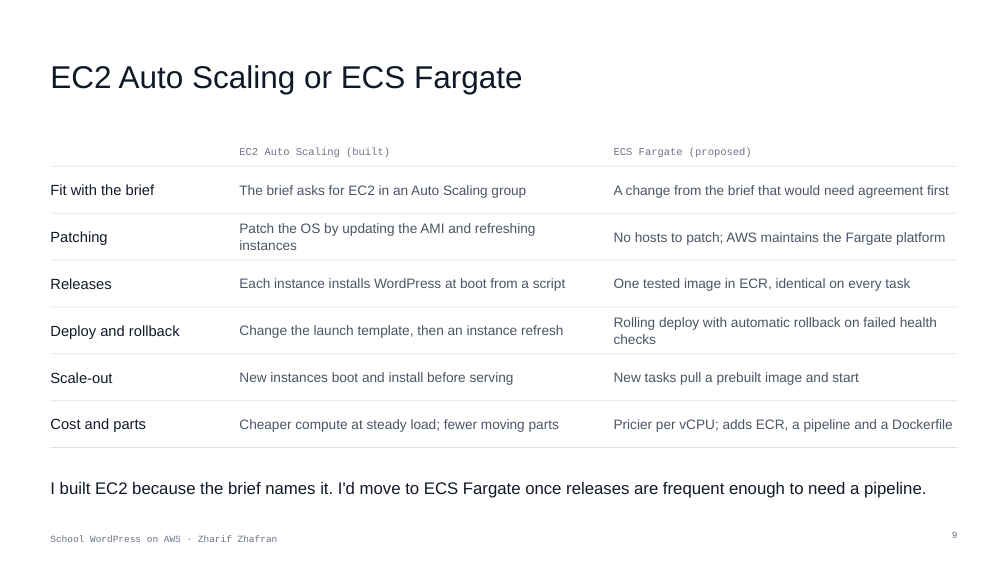
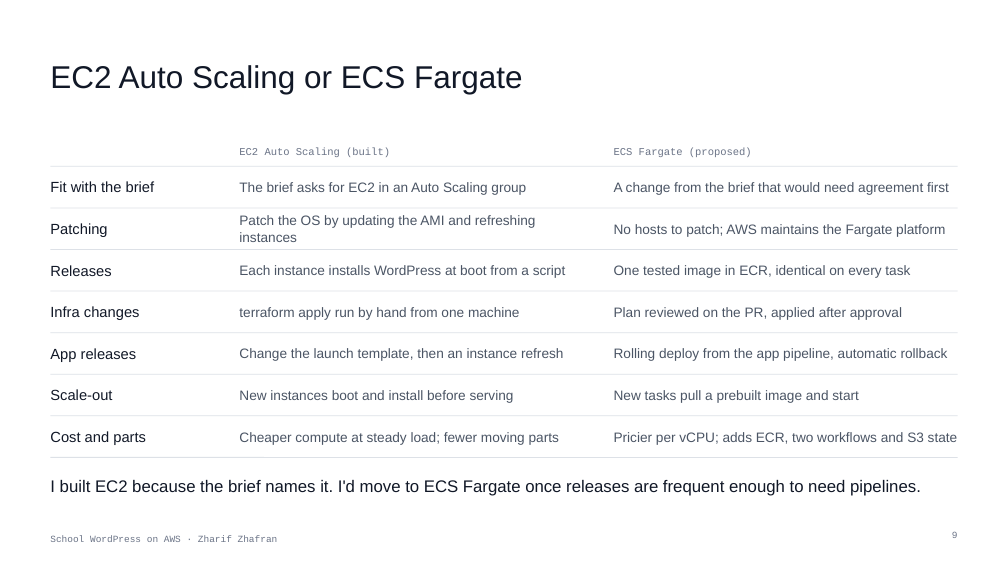
Before and after one commit to HagemaruThetha/WPApplication, a slide deck: slide 9 of presentation/School_WordPress_on_AWS.pptx. Drawn at 1008x567 pixels with LibreOffice and Linux fonts; fonts in the diff are those of the drawing. Boxes give left, top, right and bottom in pixels: in the first picture for what was removed or moved away, otherwise in the second. Text is boxed around its words. In the diff, an @@ line names an element or a change of style, - is before the commit and + after.

```diff
--- a/presentation/School_WordPress_on_AWS.pptx
+++ b/presentation/School_WordPress_on_AWS.pptx
@@ text "Patching": place and size @@
-text "Patching" at (50, 231, 107, 245)
+text "Patching" at (50, 223, 107, 237)
@@ line moved from (51, 213) - (958, 213) to (51, 208) - (958, 208) @@
@@ text "Patch the OS by updating ...": place and size @@
-text "Patch the OS by updating ..." at (239, 223, 536, 250)
+text "Patch the OS by updating ..." at (239, 215, 536, 242)
@@ text "No hosts to patch; AWS ...": place and size @@
-text "No hosts to patch; AWS ..." at (614, 232, 945, 245)
+text "No hosts to patch; AWS ..." at (614, 224, 945, 237)
@@ text "Releases": place and size @@
-text "Releases" at (50, 278, 111, 289)
+text "Releases" at (50, 265, 111, 276)
@@ line moved from (51, 260) - (958, 260) to (51, 250) - (958, 250) @@
@@ text "Each instance installs WordPress at ...": place and size @@
-text "Each instance installs WordPress at ..." at (239, 278, 566, 291)
+text "Each instance installs WordPress at ..." at (239, 265, 566, 278)
@@ text "One tested image in ECR, ...": place and size @@
-text "One tested image in ECR, ..." at (614, 278, 910, 291)
+text "One tested image in ECR, ..." at (614, 265, 910, 278)
@@ line moved from (51, 307) - (958, 307) to (51, 291) - (958, 291) @@
@@ text at (50, 306, 140, 320): text changed @@
-Deploy and rollback
+Infra changes
@@ text added at (239, 307, 520, 320), 13 pt, text #4B5565 @@
+terraform apply run by hand from one machine
@@ text at (614, 307, 902, 320): text changed @@
-Rolling deploy with automatic rollback on failed health checks
+Plan reviewed on the PR, applied after approval
@@ text added at (50, 348, 137, 362), 14 pt, text #111827 @@
+App releases
@@ line moved from (51, 354) - (958, 354) to (51, 333) - (958, 333) @@
@@ text "Change the launch template, then ...": place and size @@
-text "Change the launch template, then ..." at (239, 325, 563, 338)
+text "Change the launch template, then ..." at (239, 348, 563, 361)
@@ text added at (614, 348, 948, 361), 13 pt, text #4B5565 @@
+Rolling deploy from the app pipeline, automatic rollback
@@ text "Scale-out": place and size @@
-text "Scale-out" at (50, 372, 112, 383)
+text "Scale-out" at (50, 389, 112, 400)
@@ line moved from (51, 401) - (958, 401) to (51, 374) - (958, 374) @@
@@ text "New instances boot and install ...": place and size @@
-text "New instances boot and install ..." at (239, 372, 514, 385)
+text "New instances boot and install ..." at (239, 390, 514, 403)
@@ text "New tasks pull a prebuilt ...": place and size @@
-text "New tasks pull a prebuilt ..." at (614, 372, 858, 385)
+text "New tasks pull a prebuilt ..." at (614, 390, 858, 403)
@@ text "Cost and parts": place and size @@
-text "Cost and parts" at (50, 418, 146, 432)
+text "Cost and parts" at (50, 431, 146, 445)
@@ line moved from (51, 448) - (958, 448) to (51, 416) - (958, 416) @@
@@ text "Cheaper compute at steady load; ...": place and size @@
-text "Cheaper compute at steady load; ..." at (239, 419, 559, 432)
+text "Cheaper compute at steady load; ..." at (239, 432, 559, 445)
@@ text at (614, 432, 958, 445): text changed @@
-Pricier per vCPU; adds ECR, a pipeline and a Dockerfile
+Pricier per vCPU; adds ECR, two workflows and S3 state
@@ line added from (51, 457) to (958, 457), #DDE1E7 0.75 pt @@
@@ text at (50, 480, 921, 496): text changed @@
-I built EC2 because the brief names it. I'd move to ECS Fargate once releases are frequent enough to need a pipeline.
+I built EC2 because the brief names it. I'd move to ECS Fargate once releases are frequent enough to need pipelines.
```
Also in this commit, not shown: 1 other slide changed, 6 other files.
